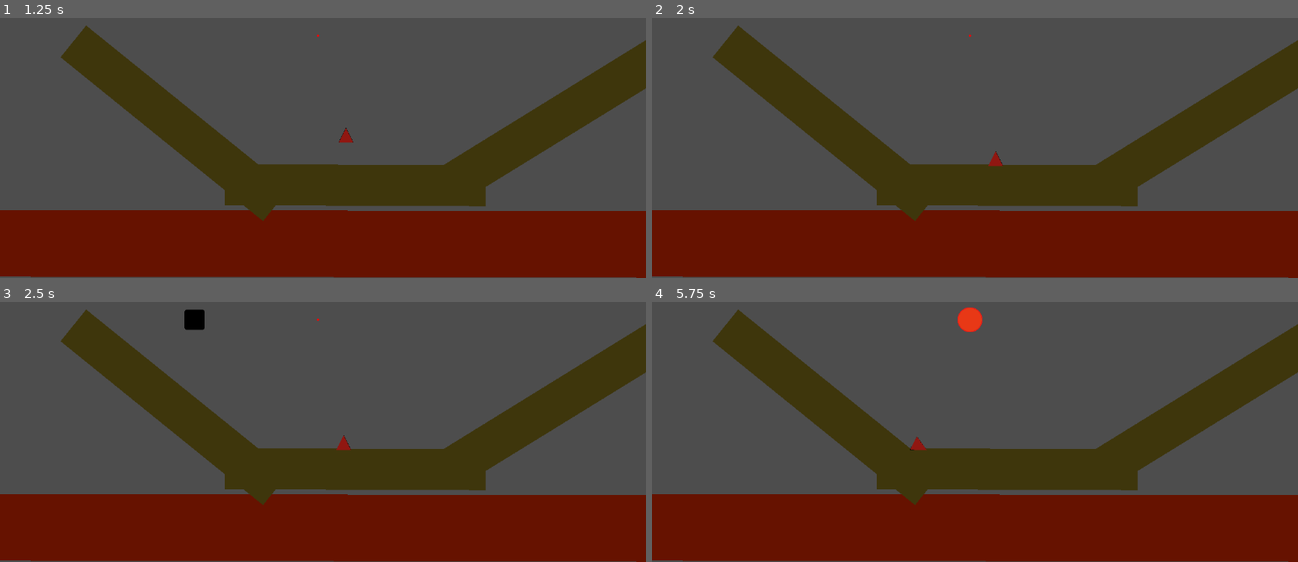
Above: before the commit, frames 1-4 (two rows, left to right).
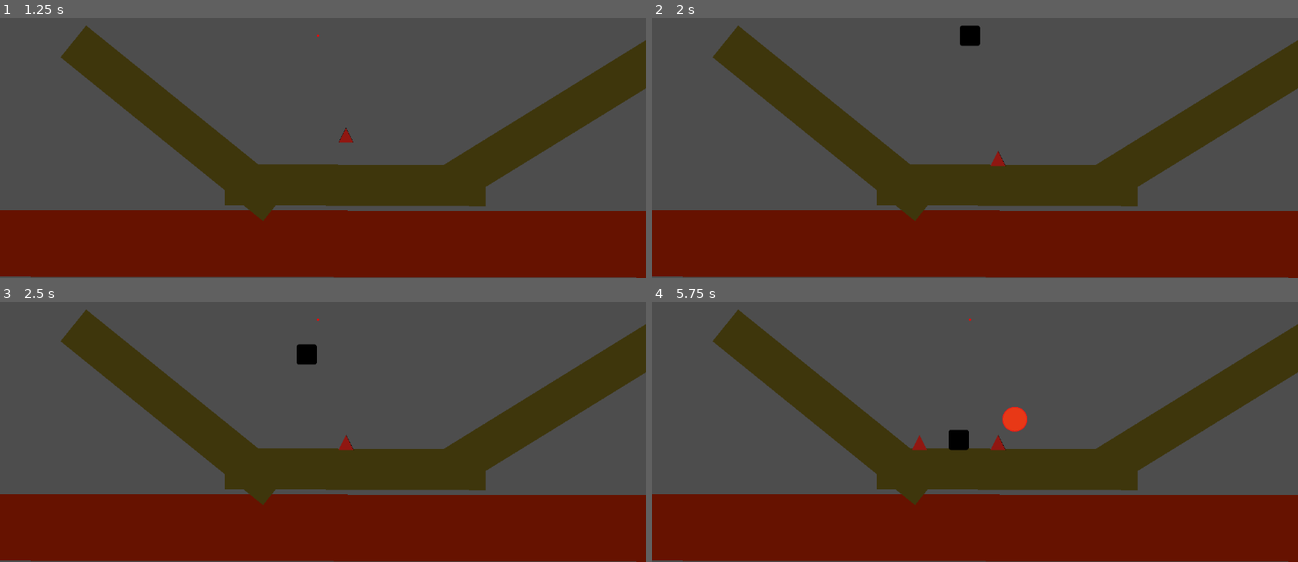
Above: after the commit, the same moments.

Repository: CodyI20/stacking-boxes
Game: Godot game, scene res://Scenes/game.tscn
The game is run twice, just before and just after one commit, with the same random seed, the same clock (stepped at 60 frames per second) and the same inputs. The project has no main scene, so this scene is started directly. The engine's default icon, where the game draws it, is replaced by a stand-in: a white triangle on a blue panel in a dark square.
Inputs:
- Up to frame 1 (1.25 s): tap Enter at 0.5 s; hold D (Right) from 0.53 s (still down); tap Space (Space) at 0.6 s
- Up to frame 2 (2 s): keep holding D (Right); tap Space (Space) at 1.35 s
- Up to frame 3 (2.5 s): release D (Right) at 2.03 s; hold A (Left) from 2.03 s (still down); tap Space (Space) at 2.1 s
- Up to frame 4 (5.75 s): tap Space (Space) every 0.75 s from 2.85 to 5.1 s; release A (Left) at 4.28 s; hold D (Right) from 4.28 s (still down)

Frame 1 is identical in both runs. In frame 2, 0.3% of the frame differs, in the area x 47-55%, y 2-58%; in frame 3, 0.5%; in frame 4, 1.0%, in the area x 39-59%, y 1-58%.

Commit message:
Bug fixes
 - Fixed the bug that prevented the circle from becoming static even though it was not moving anymore by adding a timer which starts from when the velocity is low

Diff:
--- a/GDScripts/base_stackable_object.gd
+++ b/GDScripts/base_stackable_object.gd
@@ -33,6 +33,7 @@
 
 		# Reset the velocity to make sure the object doesn't fly off due to any previous movement while frozen
 		linear_velocity = Vector2.ZERO
+		angular_velocity = 0.0
 
 func on_object_released(object: Node2D) -> void:
 	if object != self:
@@ -47,7 +48,7 @@
 	if object != self:
 		return
 	object_entered_safe_area = true
-	print_debug("ENTERED SAFE AREA")
+	#print_debug("ENTERED SAFE AREA")
 
 #endregion
 #region TURN STATIC LOGIC
@@ -61,9 +62,11 @@
 
 func freeze_object_process(delta: float) -> void:
 	if object_entered_safe_area == true:
+		linear_damp += 0.005
+		if linear_velocity.length() <= 2.0 and abs(angular_velocity) <= 1.0:
+			timer += delta
 		#print_debug("SAFE AREA TRUE ... PROCEED TO FREEZING LOGIC")
-		if linear_velocity.length() <= 0.001 and angular_velocity <= 0.001:
-			#print_debug("SPEED VERY LOW: ", linear_velocity.length(), "; ", angular_velocity, " ! FREEZING...")
+		if linear_velocity.length() <= 0.01 and abs(angular_velocity) <= 0.01 or timer >= static_turn_time:
 			make_static()
 #endregion
 
--- a/Resources/PhysicsMaterials/bouncy_material.tres
+++ b/Resources/PhysicsMaterials/bouncy_material.tres
@@ -1,5 +1,5 @@
 [gd_resource type="PhysicsMaterial" format=3 uid="uid://cmt6cvr6etpd0"]
 
 [resource]
-friction = 0.7
+rough = true
 bounce = 0.15
--- a/Scenes/Inherited/StackableObject/triangle_stackable_object.tscn
+++ b/Scenes/Inherited/StackableObject/triangle_stackable_object.tscn
@@ -15,7 +15,7 @@
 
 [node name="CollisionPolygon2D" type="CollisionPolygon2D" parent="." index="1"]
 position = Vector2(7, -1)
-polygon = PackedVector2Array(-7, -12, -21, 14, 6, 14)
+polygon = PackedVector2Array(-7, -12.59, -20.4, 14.42, 6.415, 14.42)
 
 [node name="CollisionShape2D" parent="." index="2"]
 visible = false
